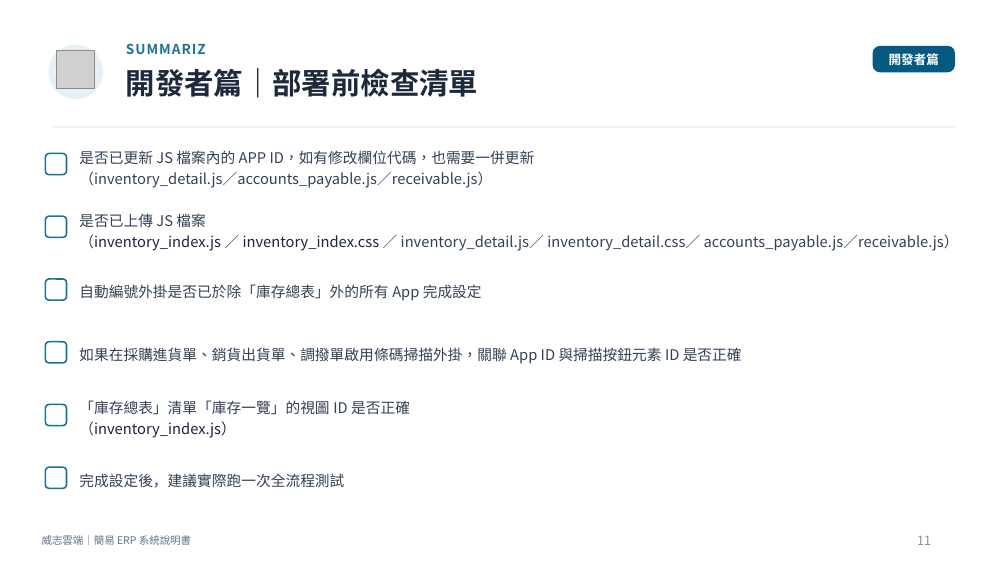
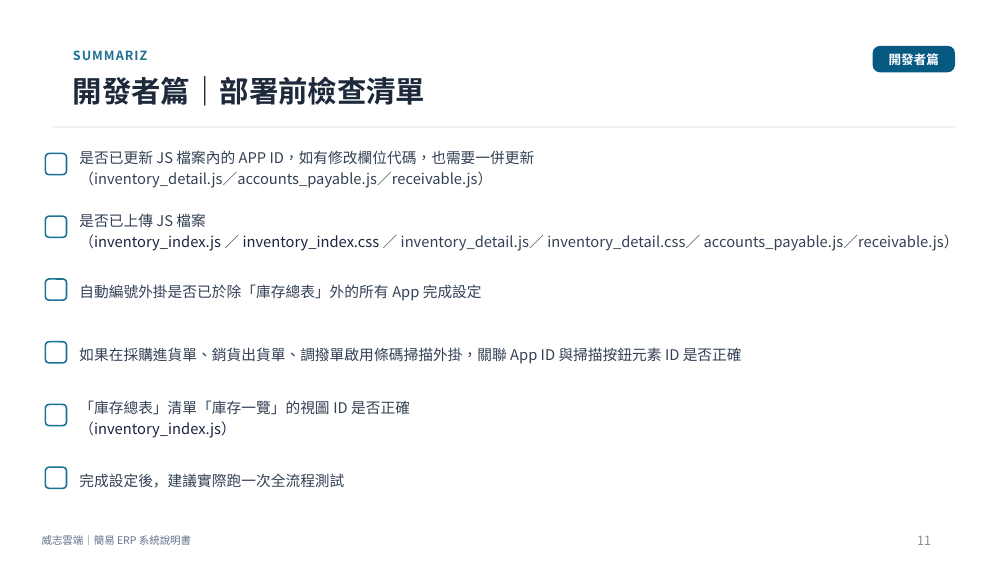
Before and after one commit to nkn262628/simple-erp-system, a slide deck: slide 11 of ERP說明.pptx. Drawn at 1008x567 pixels with LibreOffice and Linux fonts; fonts in the diff are those of the drawing; grey boxes stand for pictures. Boxes give left, top, right and bottom in pixels: in the first picture for what was removed or moved away, otherwise in the second. Text is boxed around its words. In the diff, an @@ line names an element or a change of style, - is before the commit and + after.

```diff
--- a/ERP說明.pptx
+++ b/ERP說明.pptx
@@ ellipse removed at (48,45,103,99) @@
@@ picture removed at (57,51,95,88) @@
@@ text "SUMMARIZ": place and size @@
-text "SUMMARIZ" at (126,43,206,54)
+text "SUMMARIZ" at (73,50,147,60)
@@ text "SUMMARIZ" at (73,50,147,60): size 13 to 12 pt @@
@@ text "開發者篇｜部署前檢查清單": place and size @@
-text "開發者篇｜部署前檢查清單" at (126,68,478,98)
+text "開發者篇｜部署前檢查清單" at (73,76,425,106)
```
Also in this commit, not shown: 19 other slides changed, 3 other files.
